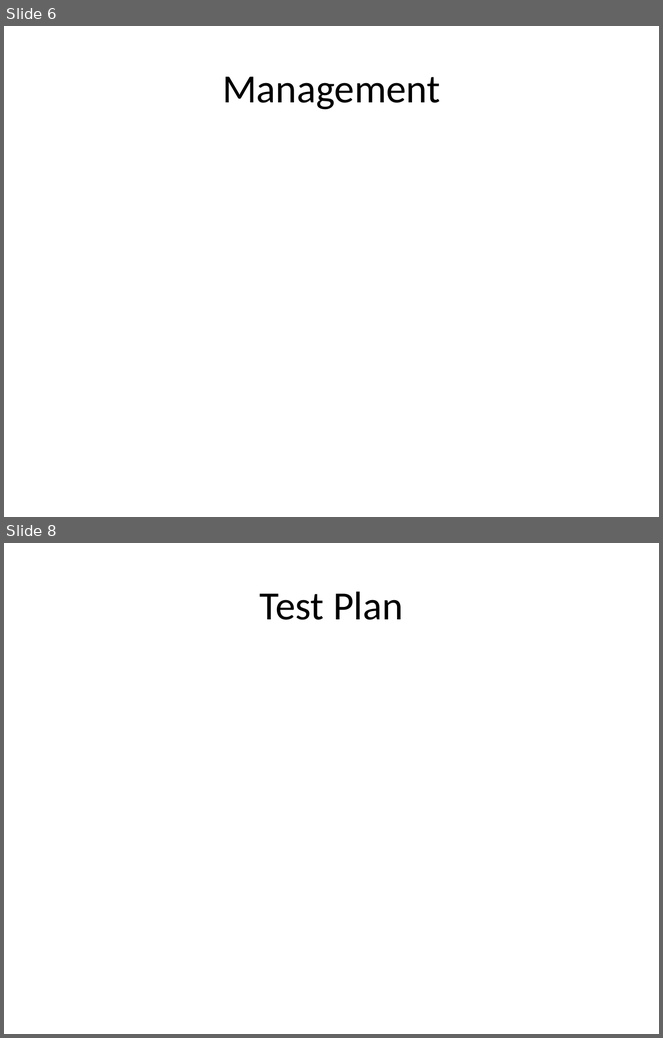
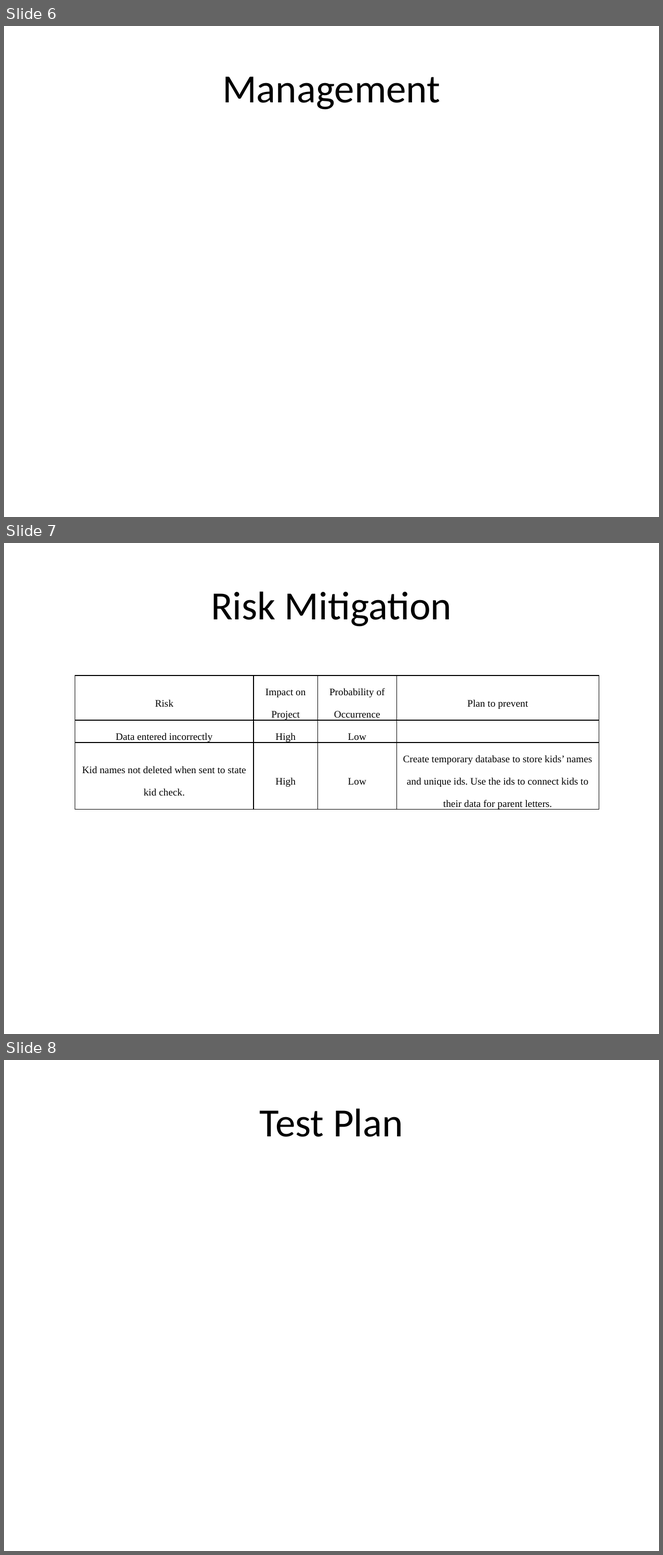
Before and after one commit to TigerCheck/TigerCheck, a slide deck: tigercheck Architectural Spike presentation.pptx. Shown one above the other, each under a label of ours: slides 6 and 8 before the commit, slides 6, 7 and 8 after it; the slides between them are not shown. The pictures are 663x1038 and 663x1555 pixels, drawn with LibreOffice and Linux fonts; fonts in the diff are those of the drawing. Boxes give left, top, right and bottom in pixels: in the first picture for what was removed or moved away, otherwise in the second. Text is boxed around its words. In the diff, an @@ line names an element or a change of style, - is before the commit and + after.

```diff
--- a/tigercheck Architectural Spike presentation.pptx
+++ b/tigercheck Architectural Spike presentation.pptx
@@ slide 7 added at <box>4,543,659,1034</box>, background #FFFFFF @@
@@ title added at <box>211,591,452,627</box>, 44 pt, text #000000 @@
+Risk Mitigation
@@ table added at <box>75,676,599,815</box>, 3 rows, 4 columns @@
+Risk | Impact on Project | Probability of Occurrence | Plan to prevent
+Data entered incorrectly | High | Low | 
+Kid names not deleted when sent to state / kid check. | High | Low | Create temporary database to store kids’ names and unique ids. Use the ids to connect kids to their data for parent letters.
```
Also in this commit, not shown: 1 slide changed, 1 slide removed.
